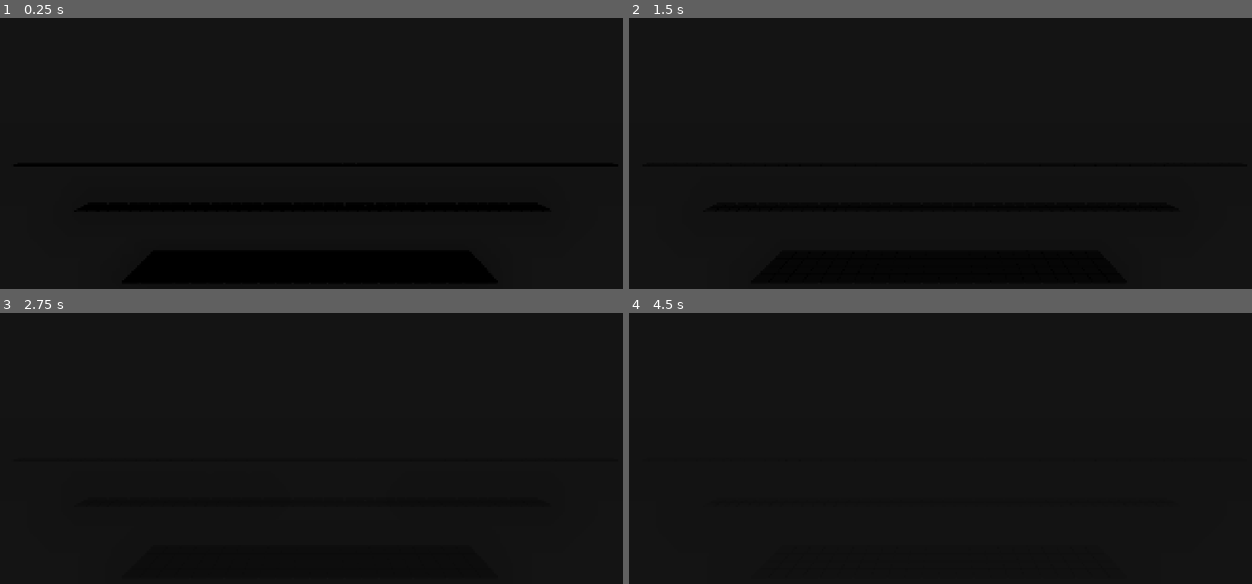
Above: before the commit, frames 1-4 (two rows, left to right).
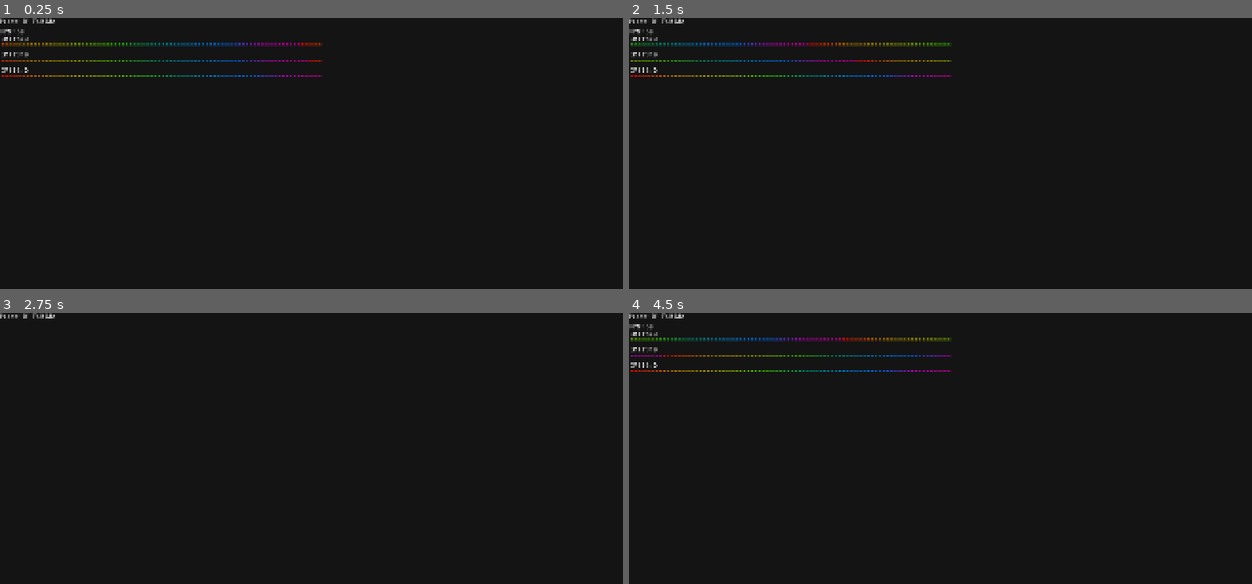
Above: after the commit, the same moments.

Repository: ien646/midi-viewer
Game: Godot game, scene res://main_scene.tscn
Two runs of this game, one before a commit and one after it. Both use one fixed random seed, a clock stepped at 60 frames per second and the inputs below.
Inputs:
- Up to frame 1 (0.25 s): no input
- Up to frame 2 (1.5 s): tap D at 0.5, 1.25 s
- Up to frame 3 (2.75 s): tap D at 2 s
- Up to frame 4 (4.5 s): tap D at 2.75, 3.5, 4.25 s

The runs differ from the first frame. In frame 1, 1.4% of the frame differs, in the area x 0-52%, y 0-22%; in frame 2, 1.4%; in frame 3, less than 0.1%; in frame 4, 1.4%.

Commit message:
debugging tools, vsync toggle

Diff:
--- /dev/null
+++ b/block_debug.gd
@@ -0,0 +1,37 @@
+extends RichTextLabel
+
+@export var node: Node3D;
+@export var tag: String;
+@export var font: Font;
+
+var alive_particles = 0;
+var gradient_view = true;
+
+func handle_alive_changed(count: int):
+	alive_particles = count;
+
+func _ready() -> void:
+	node.connect("alive_particle_systems_changed", handle_alive_changed);
+
+func _process(_delta: float) -> void:
+	if(visible):
+		clear();
+		push_font(font);
+		add_text("[" + tag + "] " + "PS:" + str(alive_particles) + "\n");
+		if(gradient_view):
+			var gradient: Gradient = node.gradient;
+			var note_count: int = node.note_count;
+			var hue_shift: float = node.hue_shift;
+			for i in range(0, note_count):
+				var sample_point = fmod((float(i) / note_count) + hue_shift, 1.0);
+				var color = gradient.sample(sample_point);
+				push_color(color);
+				add_text("*");
+				pop();
+
+func _input(event: InputEvent):
+	if(event is InputEventKey):
+		if(event.is_pressed() && event.as_text_keycode() == "D"):
+			visible = !visible;
+		if(event.is_pressed() && event.as_text_keycode() == "G"):
+			gradient_view = !gradient_view;
--- a/controls.gd
+++ b/controls.gd
@@ -1,12 +1,20 @@
 extends Node
 
-var fullscreen = false;
+var fullscreen = DisplayServer.window_get_mode() == DisplayServer.WINDOW_MODE_FULLSCREEN;
+var vsync = DisplayServer.window_get_vsync_mode() == DisplayServer.VSYNC_ENABLED;
 
 func _input(event: InputEvent) -> void:
-	if(event is InputEventKey):
-		if(event.is_pressed() && event.as_text_keycode() == "F"):
-			if (!fullscreen):
-				DisplayServer.window_set_mode(DisplayServer.WINDOW_MODE_FULLSCREEN);
-			else:
-				DisplayServer.window_set_mode(DisplayServer.WINDOW_MODE_WINDOWED);
-			fullscreen = !fullscreen;
+	if(event is InputEventKey && (event as InputEventKey).is_pressed()):
+		match (event as InputEventKey).as_text_keycode():
+			"F":
+				if (!fullscreen):
+					DisplayServer.window_set_mode(DisplayServer.WINDOW_MODE_FULLSCREEN);
+				else:
+					DisplayServer.window_set_mode(DisplayServer.WINDOW_MODE_WINDOWED);
+				fullscreen = !fullscreen;
+			"V":
+				if(!vsync):
+					DisplayServer.window_set_vsync_mode(DisplayServer.VSyncMode.VSYNC_ENABLED);
+				else:
+					DisplayServer.window_set_vsync_mode(DisplayServer.VSyncMode.VSYNC_DISABLED);
+				vsync = !vsync;
--- /dev/null
+++ b/fps_label.gd
@@ -0,0 +1,10 @@
+extends Label
+
+func _process(delta: float) -> void:
+	var fps = int(1.0 / delta);
+	text = "FPS: " + str(fps);
+
+func _input(event: InputEvent):
+	if(event is InputEventKey):
+		if(event.is_pressed() && event.as_text_keycode() == "D"):
+			visible = !visible;
--- a/grid.gd
+++ b/grid.gd
@@ -61,6 +61,13 @@
 
 var quit_requested = false;
 
+var alive_particle_systems = 0;
+signal alive_particle_systems_changed(int);
+
+func handle_particle_system_finished():
+	alive_particle_systems -= 1;
+	emit_signal("alive_particle_systems_changed", alive_particle_systems);
+
 func get_config_value(section: String, key: String) -> Variant:
 	return Config.get_tagged_value(section, key, config_tag);
 
@@ -149,6 +156,7 @@
 	if (!particles_disabled):
 		for i in range(0, max_particle_systems):
 			var copy = particles_instance.duplicate();
+			copy.connect("finished", handle_particle_system_finished);
 			particles_pool.push_back(copy);
 			add_child(copy);
 
@@ -166,7 +174,7 @@
 		positions.push_back(Vector3(x_pos, 0, y_pos));
 		rotations.push_back(Vector3.ZERO);
 		scales.push_back(Vector3(1, min_y_scale, 1));
-		colors.push_back(Color.BLACK);
+		colors.push_back(Color(0, 0, 0, 0));
 
 	poll_midi_events();
 
@@ -219,6 +227,8 @@
 		particles_pool_index = particles_pool_index % max_particle_systems;
 		particles.position = positions[i] + Vector3(0, y_position*2, 0);
 		particles.emitting = true;
+		alive_particle_systems += 1;
+		emit_signal("alive_particle_systems_changed", alive_particle_systems);
 
 # Windows only
 func _input(event: InputEvent):
--- a/main_scene.tscn
+++ b/main_scene.tscn
@@ -13,6 +13,9 @@
 [ext_resource type="Script" uid="uid://bchqlp2vhvvr" path="res://foreground.gd" id="9_mo76n"]
 [ext_resource type="Script" uid="uid://b0b8e3bwr7n0x" path="res://sub_viewport_input_delegator.gd" id="10_wr18j"]
 [ext_resource type="Script" uid="uid://cmwaamldk4nsd" path="res://controls.gd" id="11_qwutr"]
+[ext_resource type="FontFile" uid="uid://br1rf3qpmi3bg" path="res://Good Old DOS.ttf" id="14_2jcla"]
+[ext_resource type="Script" uid="uid://ciqqiwtnb1p3q" path="res://fps_label.gd" id="15_m35m6"]
+[ext_resource type="Script" uid="uid://bxdeg1i2t0ig3" path="res://block_debug.gd" id="16_m35m6"]
 
 [sub_resource type="World3D" id="World3D_mo76n"]
 environment = ExtResource("5_nfk4m")
@@ -22,6 +25,12 @@
 
 [sub_resource type="ViewportTexture" id="ViewportTexture_hq1ik"]
 viewport_path = NodePath("SubViewport")
+
+[sub_resource type="LabelSettings" id="LabelSettings_u0ygc"]
+font = ExtResource("14_2jcla")
+
+[sub_resource type="LabelSettings" id="LabelSettings_m35m6"]
+font = ExtResource("14_2jcla")
 
 [node name="Root" type="Node3D"]
 
@@ -123,3 +132,67 @@
 [node name="WorldEnvironment" type="WorldEnvironment" parent="."]
 environment = ExtResource("5_nfk4m")
 script = ExtResource("8_66tet")
+
+[node name="Debug" type="Control" parent="."]
+layout_mode = 3
+anchors_preset = 0
+offset_right = 40.0
+offset_bottom = 40.0
+
+[node name="FPSLabel" type="Label" parent="Debug"]
+layout_mode = 0
+offset_left = 3.0
+offset_top = 35.0
+offset_right = 43.0
+offset_bottom = 58.0
+text = "FPS"
+label_settings = SubResource("LabelSettings_u0ygc")
+script = ExtResource("15_m35m6")
+
+[node name="BlockDebug-Near" type="RichTextLabel" parent="Debug" node_paths=PackedStringArray("node")]
+layout_mode = 0
+offset_left = 3.0
+offset_top = 56.0
+offset_right = 1376.0
+offset_bottom = 79.0
+text = "DEBUG NEAR"
+fit_content = true
+script = ExtResource("16_m35m6")
+node = NodePath("../../SubViewport/BlocksMultiMesh-Near")
+tag = "N"
+font = ExtResource("14_2jcla")
+
+[node name="BlockDebug-Middle" type="RichTextLabel" parent="Debug" node_paths=PackedStringArray("node")]
+layout_mode = 0
+offset_left = 3.0
+offset_top = 104.0
+offset_right = 1478.0
+offset_bottom = 127.0
+text = "DEBUG MIDDLE"
+fit_content = true
+script = ExtResource("16_m35m6")
+node = NodePath("../../SubViewport/BlocksMultiMesh-Middle")
+tag = "M"
+font = ExtResource("14_2jcla")
+
+[node name="BlockDebug-Far" type="RichTextLabel" parent="Debug" node_paths=PackedStringArray("node")]
+layout_mode = 0
+offset_left = 3.0
+offset_top = 152.0
+offset_right = 1565.0
+offset_bottom = 175.0
+text = "DEBUG FAR"
+fit_content = true
+script = ExtResource("16_m35m6")
+node = NodePath("../../SubViewport/BlocksMultiMesh-Far")
+tag = "F"
+font = ExtResource("14_2jcla")
+
+[node name="Label" type="Label" parent="Debug"]
+layout_mode = 0
+offset_left = 1.0
+offset_top = 4.0
+offset_right = 41.0
+offset_bottom = 27.0
+text = "Press 'D' To Hide"
+label_settings = SubResource("LabelSettings_m35m6")
Binary file added: Good Old DOS.ttf
Not shown, added: Good Old DOS.ttf.import
Not shown, added: block_debug.gd.uid
Not shown, added: fps_label.gd.uid
Not shown: 1 places in main_scene.tscn that only renumber resources
Not shown, added: midi-viewer_dxgi.log
